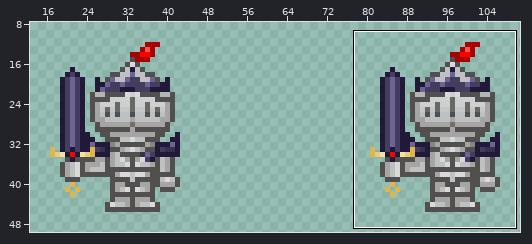
One commit to this sprite sheet: demo/target/classes/Assets/Hero/Static_Movement/Warrior_idle_epic.png. The first picture is a wide view before the edit; the outline marks the close-up.
Close-up. The starting point:
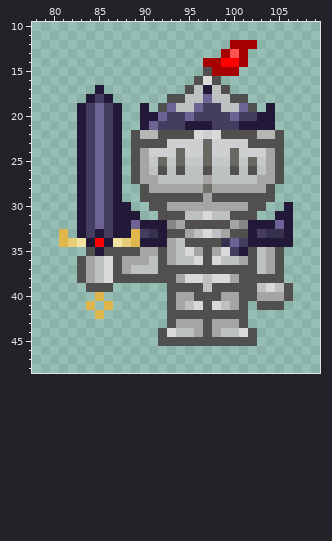
The file is 128x64 pixels. Shown: x 78..109, y 10..48. The wide view leaves out empty margins.
The result:
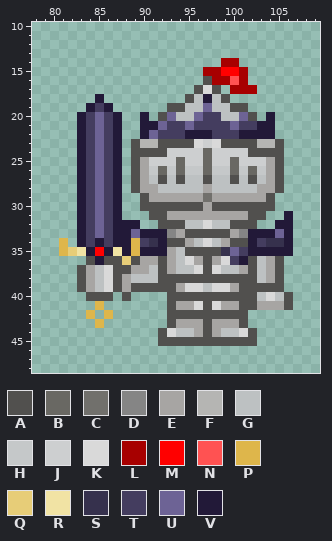
Palette (. is transparent): A #51504e  B #696863  C #71706c  D #858585  E #a7a5a3  F #b5b5b3  G #bdc1c2  H #c5c8c9  J #cdcfd0  K #d9d9d9  L #a70000  M #ff0000  N #ff5252  P #deb64b  Q #e7cd78  R #f1e3a4  S #36314d  T #443d5f  U #6d6395  V #221938
Diff:
Changed rows in their new state; - is an unchanged pixel.
first column x 81:
12 -------------------...----
13 ------------------...-----
14 ----------------..LL.-----
15 ----------------L-MML-----
16 ---------------.ALLNL-----
17 ----.---------.AKA.LLL----
18 ---.V.------..A-V-A..-----
19 --.VTV.--.-.AA-GUG-AA.-.--
20 ----------.AUGGU--GGUA.---
21 ----------VU--UTT--UTT----
22 --------.VUTTTVVVTTTVVVV.-
23 ---------FF-AAAKJKAAA-FF--
24 ---------AAA-J-----J-AAA--
25 ----------JJJ-JJ-JJ-JJJ---
26 ----------HBHBHHBHHBHBH---
27 ----------GA-A--A--A-AG---
28 --------AE-GGGGGEGGGGG-EA-
29 ----------EEEEEECEEEEEE---
30 -------.-A--AAAA-AAAA--A-.
31 -------..-A-EEEEEEEEE-A-.-
32 --------V..AAAGGKGGAAA..V-
33 .---U---UVV-DEAAAAAED-VVU-
34 -.VTVTVV-TS-AAEGKGEAA-TSS-
35 PQRVMVRVPVVV--AA-ASUTVVVVV
36 --.AVA-QA-E---KE-EKTV-----
37 -------AEE--EGGK-KGGE-----
38 -------EGGG--AAAAAAA--GE--
39 --AEGKAEAAAA-EKK-KKE--AAA.
40 ---AAA-A-----AA---AA--GKG-
41 ---.P.--------E---E--AEEEA
42 ---P.P--------------------
43 ----P---------------------
Boxes around the changes in both close-ups, in picture pixels (x1, y1, x2, y2):
changed: (59, 40, 293, 328)
